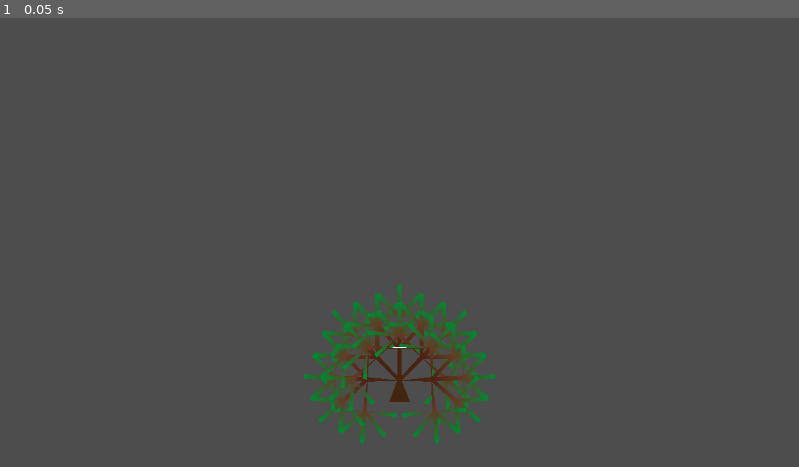
Above: before the commit, frame 1.
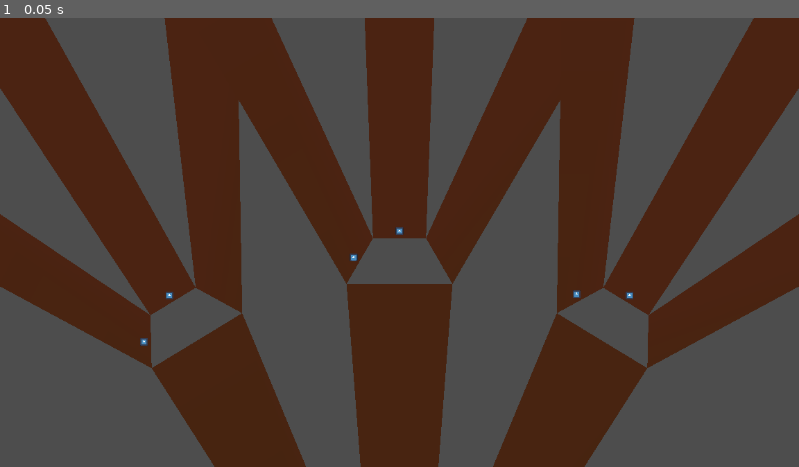
Above: after the commit, the same moment.

Repository: twondai/Tree-Builder
Game: Godot game, scene res://node_2d.tscn
Two runs of this game, one before a commit and one after it. Both use one fixed random seed, a clock stepped at 60 frames per second and the inputs below. The engine's default icon, where the game draws it, is replaced by a stand-in: a white triangle on a blue panel in a dark square.
Inputs:
- Up to frame 1 (0.05 s): no input

The runs differ from the first frame. In frame 1, 50% of the frame differs, in the area x 0-100%, y 0-100%.

Commit message:
More Meshing

Diff:
--- /dev/null
+++ b/MeshShader.gdshader
@@ -0,0 +1,23 @@
+shader_type canvas_item;
+
+varying flat vec4 debug_color;
+
+uniform bool debug_draw = false;
+
+void vertex() {
+	float id = float(VERTEX_ID) / 3.;
+	vec3 incr = vec3(0.31524,0.4244,0.5152362) * id;
+	vec3 col = vec3(1.,0.,0.);
+	col = mod(col + incr,vec3(1.));
+	debug_color = vec4(col,1);
+}
+
+void fragment() {
+	if (debug_draw)
+		COLOR = debug_color;
+}
+
+//void light() {
+	// Called for every pixel for every light affecting the CanvasItem.
+	// Uncomment to replace the default light processing function with this one.
+//}
--- a/TreeBuilder.gd
+++ b/TreeBuilder.gd
@@ -1,7 +1,7 @@
 extends MeshInstance2D
 
 #todo
-#switch to mesh-based tree
+#use nodes to help control branches and keep track of vertices and indices
 #swaying/wind
 
 @export_category("Branch Count")
@@ -35,6 +35,7 @@
 	set(v):
 		length_curve = v
 
+var debug_dot = preload("res://debug_dot.tscn")
 
 var rng = RandomNumberGenerator.new()
 @export var random_seed = 420:
@@ -52,12 +53,18 @@
 
 var node_ready = false
 
+func place_dot(pos:Vector2):
+	var dot = debug_dot.instantiate()
+	dot.position = pos
+	add_child(dot)
+
+
 func root_branch():
 	var v:PackedVector2Array
 	var color:Color = color_gradient.sample(0)
 	var length:float = length_curve.sample(0)
 	var bottom_width:float = width_curve.sample(0) / 2.
-	var top_width:float = width_curve.sample(1) / 2.
+	var top_width:float = width_curve.sample(1. / float(iterations)) / 2.
 	v.append_array([Vector2(-bottom_width,0),
 	Vector2(-top_width,-length),
 	Vector2(top_width,-length),
@@ -68,9 +75,9 @@
 	colors.append_array([color,color,color,color])
 
 
-func new_branch(v1:Vector2,v4:Vector2,v_id:int,local_angle:float) -> PackedVector2Array:
-	var length:float = length_curve.sample(v_id)
-	var width = width_curve.sample(v_id) / 2.
+func new_branch(v1:Vector2,v4:Vector2,height:float,local_angle:float) -> PackedVector2Array:
+	var length:float = length_curve.sample(height)
+	var width = width_curve.sample(height) / 2.
 
 	var local_right = (v4 - v1).angle() + local_angle
 	var local_up = local_right - (PI/2.)
@@ -87,16 +94,39 @@
 func branch(i1:int,i2:int,v_id:int = 1):
 	var start_point:Vector2 = vertices[i1]
 	var end_point:Vector2 = vertices[i2]
+	var bottom_points:PackedVector2Array = [start_point]
+	var bottom_indices:PackedInt32Array = [i1]
 	var last_vertex:int = vertices.size() - 1
 	var height = float(v_id) / float(iterations)
 	var color:Color = color_gradient.sample(height)
+
+	#create bottom points
+	var center = (start_point + end_point) / 2.
+	var radius = (end_point - start_point).length() / 2.
+	var angle_incr = PI / float(branches)
+	var local_right = (end_point - start_point).angle()
+
+	for i in branches - 1:
+		var a = local_right + ((i+1) * angle_incr)
+		var p:Vector2 = center + Vector2(-radius, 0).rotated(a)
+		a -= angle_incr / 2.
+		var p2:Vector2 = center + Vector2(-radius, 0).rotated(a)
+		place_dot(p2)
+		vertices.append(p)
+		last_vertex = vertices.size() - 1
+		bottom_indices.append(last_vertex)
+		colors.append(color)
+		v_id_array.append(v_id)
+	bottom_indices.push_back(i2)
 	for b in branches:
 		var local_angle = lerp(-angle,angle, float(b) / float(branches - 1))
-		var branch:PackedVector2Array = new_branch(start_point,end_point,v_id,local_angle)
+		var branch:PackedVector2Array = new_branch(start_point,end_point,height,local_angle)
 		vertices.append_array(branch)
 		last_vertex = vertices.size() - 1
-		indices.append_array([i1,last_vertex - 1, last_vertex])
-		indices.append_array([i1,last_vertex, i2])
+		indices.append_array([bottom_indices[b],last_vertex - 1, last_vertex])
+		indices.append_array([bottom_indices[b],last_vertex, bottom_indices[b+1]])
+		v_id_array.append_array([v_id, v_id + 1, v_id + 1])
+		v_id_array.append_array([v_id, v_id + 1, v_id])
 		colors.append_array([color,color])
 		if v_id < iterations:
 			branch(last_vertex - 1,last_vertex, v_id + 1)
--- /dev/null
+++ b/debug_dot.tscn
@@ -0,0 +1,7 @@
+[gd_scene load_steps=2 format=3 uid="uid://dpe1o4aflfq3"]
+
+[ext_resource type="Texture2D" uid="uid://debkrieiyr7gf" path="res://icon.svg" id="1_4w2jd"]
+
+[node name="DebugDot" type="Sprite2D"]
+scale = Vector2(0.01, 0.01)
+texture = ExtResource("1_4w2jd")
--- a/node_2d.tscn
+++ b/node_2d.tscn
@@ -1,28 +1,37 @@
-[gd_scene load_steps=5 format=3 uid="uid://bpe7y88bvrxgu"]
+[gd_scene load_steps=7 format=3 uid="uid://bpe7y88bvrxgu"]
 
+[ext_resource type="Shader" path="res://MeshShader.gdshader" id="1_ahpn6"]
 [ext_resource type="Script" path="res://TreeBuilder.gd" id="1_hc3wd"]
 [ext_resource type="Gradient" uid="uid://bgdawcv5yxdqf" path="res://gradient1.tres" id="2_qw3h3"]
 [ext_resource type="Curve" uid="uid://cil6wcfndim6r" path="res://width_curve1.tres" id="3_413tv"]
 
+[sub_resource type="ShaderMaterial" id="ShaderMaterial_tnwu7"]
+shader = ExtResource("1_ahpn6")
+shader_parameter/debug_draw = false
+
 [sub_resource type="Curve" id="Curve_duepu"]
 min_value = 0.99
 max_value = 100.0
-_data = [Vector2(0, 30.3899), 0.0, 0.0, 0, 0, Vector2(1, 46.1507), 0.0, 0.0, 0, 0]
+_data = [Vector2(0, 56.6579), 0.0, 90.2663, 0, 0, Vector2(1, 12.659), 0.0, 0.0, 0, 0]
 point_count = 2
 
 [node name="MeshInstance2D" type="MeshInstance2D"]
+material = SubResource("ShaderMaterial_tnwu7")
 script = ExtResource("1_hc3wd")
-iterations = 3
-branches = 5
-angle = 1.52641
+iterations = 8
+branches = 3
+angle = 0.546407
 color_gradient = ExtResource("2_qw3h3")
 width_curve = ExtResource("3_413tv")
 length_curve = SubResource("Curve_duepu")
 
 [node name="Camera2D" type="Camera2D" parent="."]
-position = Vector2(0, -230)
+position = Vector2(0, -50)
+offset = Vector2(0, -76.815)
+zoom = Vector2(8.865, 8.865)
 
 [node name="Line2D" type="Line2D" parent="."]
+visible = false
 position = Vector2(0, -78)
 points = PackedVector2Array(-10, 0, 10, 0)
 width = 1.0
--- a/width_curve1.tres
+++ b/width_curve1.tres
@@ -3,5 +3,5 @@
 [resource]
 min_value = 1.0
 max_value = 30.0
-_data = [Vector2(0, 30), 0.0, 0.0, 0, 0, Vector2(1, 6.53367), 0.0, 0.0, 0, 0]
+_data = [Vector2(0, 23.4602), 0.0, -57.738, 0, 0, Vector2(1, 7.11071), 0.0, 0.0, 0, 0]
 point_count = 2
